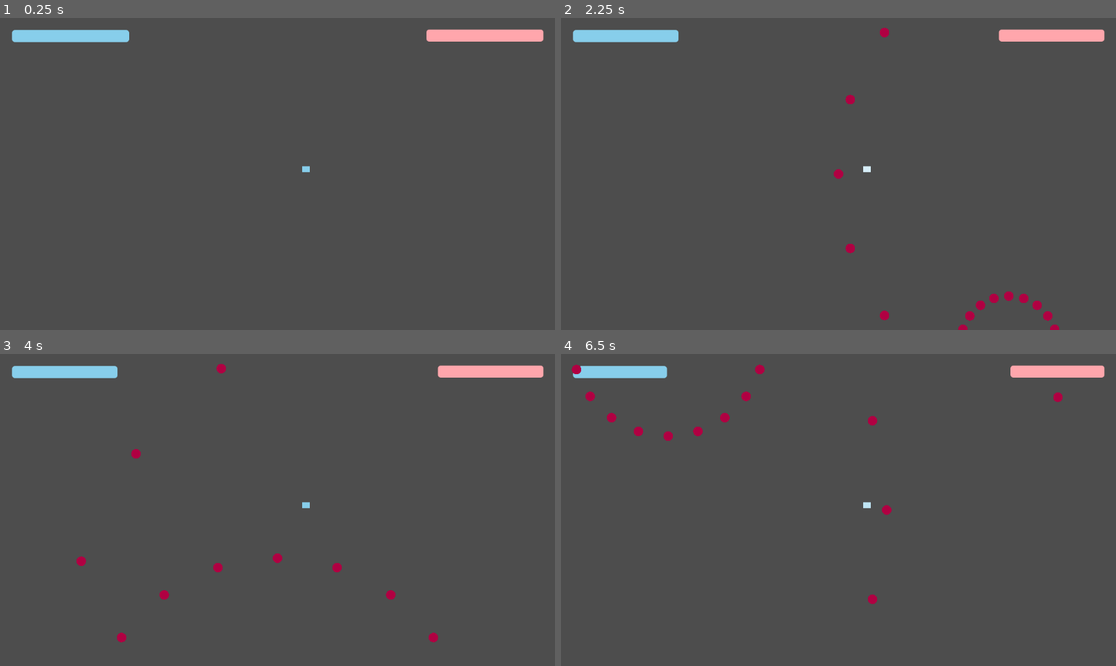
Above: before the commit, frames 1-4 (two rows, left to right).
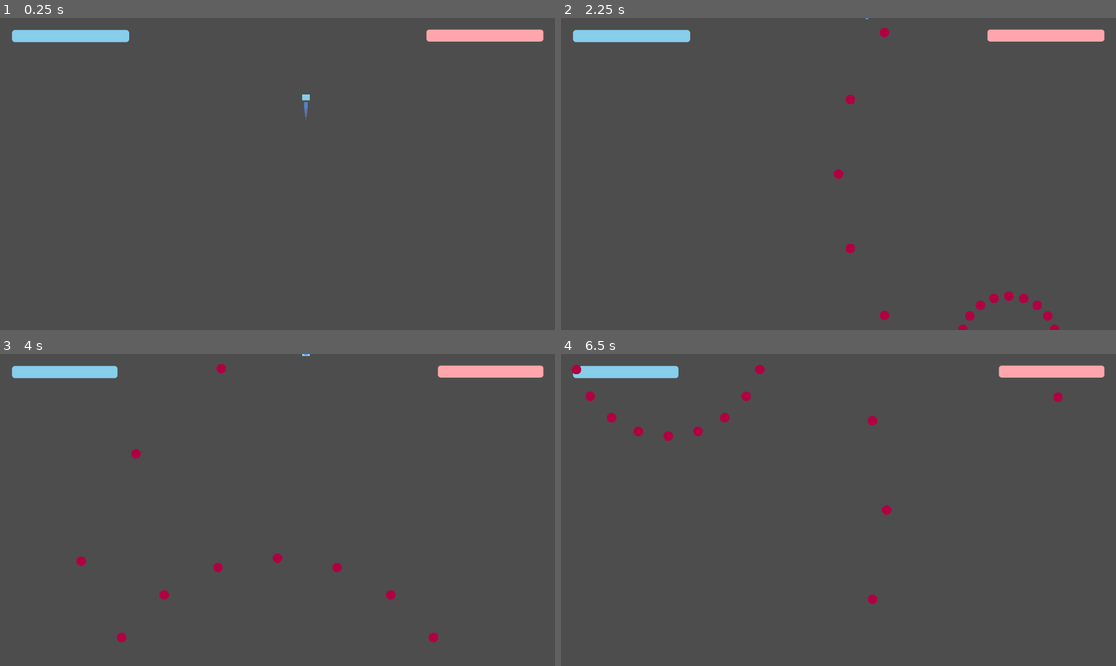
Above: after the commit, the same moments.

Repository: Sosenteam/sa-bullet-hell
Game: Godot game, scene res://levels/level.tscn
The game is run twice, just before and just after one commit, with the same random seed, the same clock (stepped at 60 frames per second) and the same inputs.
Inputs:
- Up to frame 1 (0.25 s): no input
- Up to frame 2 (2.25 s): no input
- Up to frame 3 (4 s): no input
- Up to frame 4 (6.5 s): no input

The runs differ from the first frame. In frame 1, less than 0.1% of the frame differs, in the area x 54-56%, y 24-50%; in frame 2, 0.2%, in the area x 20-80%, y 0-50%; in frame 3, less than 0.1%; in frame 4, 0.2%.

Commit message:
added edges

Diff:
--- a/levels/level.tscn
+++ b/levels/level.tscn
@@ -4,6 +4,16 @@
 [ext_resource type="PackedScene" uid="uid://cve5veffvb4ca" path="res://manager.tscn" id="2_safpt"]
 [ext_resource type="PackedScene" uid="uid://bdyr0clmpxsvg" path="res://user_interface/ui.tscn" id="3_gjl0y"]
 [ext_resource type="PackedScene" uid="uid://yjjijai7t87k" path="res://player/player.tscn" id="4_vnv7o"]
+
+[sub_resource type="WorldBoundaryShape2D" id="WorldBoundaryShape2D_5mrsh"]
+normal = Vector2(1, 0)
+
+[sub_resource type="WorldBoundaryShape2D" id="WorldBoundaryShape2D_safpt"]
+normal = Vector2(-1, 0)
+distance = -1152.0
+
+[sub_resource type="WorldBoundaryShape2D" id="WorldBoundaryShape2D_gjl0y"]
+distance = -648.0
 
 [node name="Level" type="Node2D" unique_id=1026716177]
 script = ExtResource("1_5mrsh")
@@ -26,3 +36,20 @@
 
 [node name="Player" parent="." unique_id=668815064 instance=ExtResource("4_vnv7o")]
 position = Vector2(635, 314)
+
+[node name="Edges" type="StaticBody2D" parent="." unique_id=1998543548]
+collision_layer = 2
+collision_mask = 2
+
+[node name="Left" type="CollisionShape2D" parent="Edges" unique_id=1570187916]
+shape = SubResource("WorldBoundaryShape2D_5mrsh")
+
+[node name="Top" type="CollisionShape2D" parent="Edges" unique_id=259455554]
+rotation = 1.5707964
+shape = SubResource("WorldBoundaryShape2D_5mrsh")
+
+[node name="Right" type="CollisionShape2D" parent="Edges" unique_id=1445393039]
+shape = SubResource("WorldBoundaryShape2D_safpt")
+
+[node name="Bottom" type="CollisionShape2D" parent="Edges" unique_id=488215860]
+shape = SubResource("WorldBoundaryShape2D_gjl0y")
--- a/levels/testing_level.gd
+++ b/levels/testing_level.gd
@@ -16,6 +16,8 @@
 
 
 func _ready() -> void:
+	$Edges/Right.shape.distance = -Global.screen_size.x
+	$Edges/Bottom.shape.distance = -Global.screen_size.y
 	print("played level")
 	shapes = []
 	for i in 5:
--- a/player/player.tscn
+++ b/player/player.tscn
@@ -16,7 +16,8 @@
 radius = 5.0
 
 [node name="Player" type="CharacterBody2D" unique_id=668815064]
-collision_mask = 0
+collision_layer = 3
+collision_mask = 2
 script = ExtResource("1_g1dw6")
 
 [node name="Trail" type="Line2D" parent="." unique_id=939166219]
